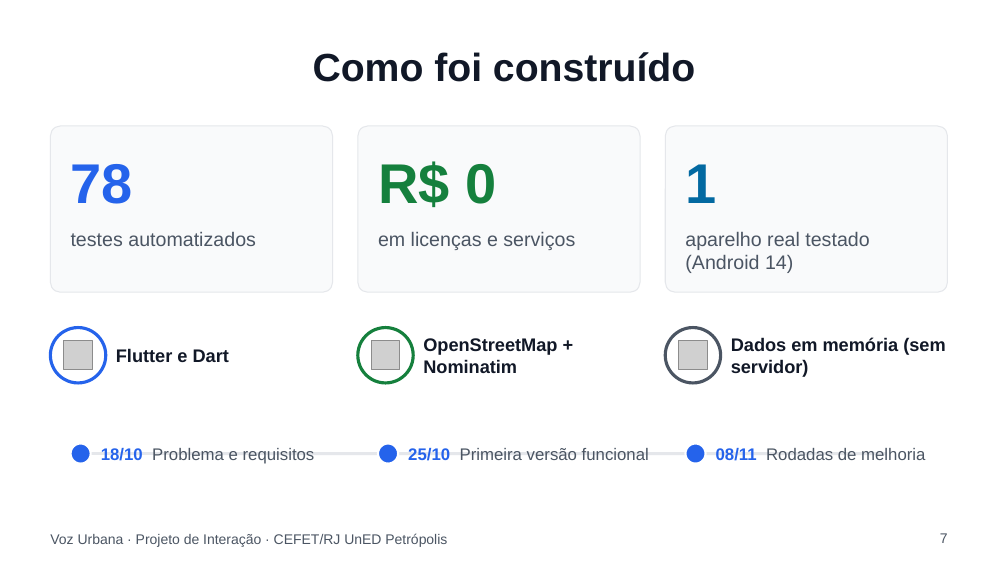
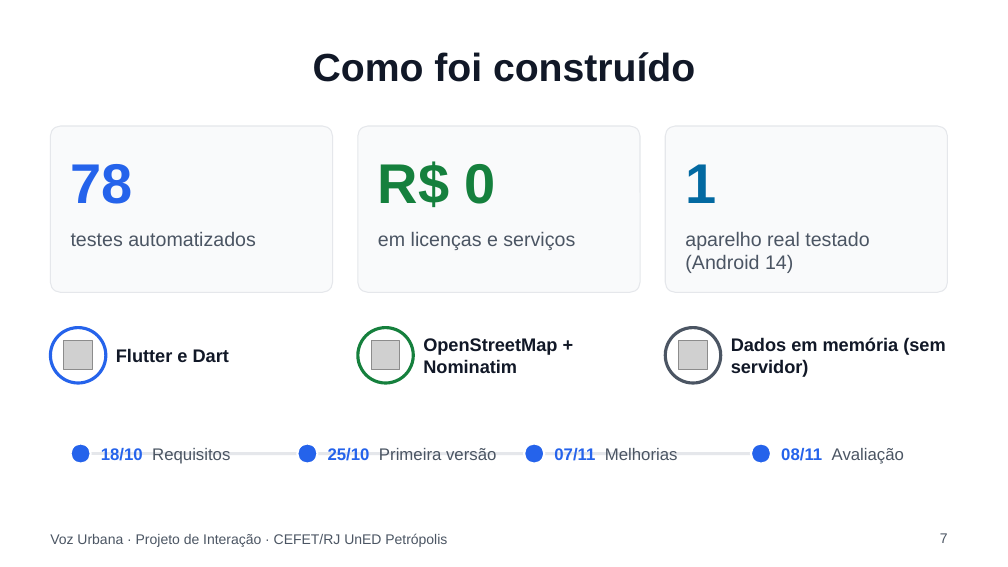
Before and after one commit to kauaamado/voz_urbana, a slide deck: slide 7 of docs/apresentacao/apresentacao_voz_urbana.pptx. Drawn at 1008x567 pixels with LibreOffice and Linux fonts; fonts in the diff are those of the drawing; grey boxes stand for pictures. Boxes give left, top, right and bottom in pixels: in the first picture for what was removed or moved away, otherwise in the second. Text is boxed around its words. In the diff, an @@ line names an element or a change of style, - is before the commit and + after.

```diff
--- a/docs/apresentacao/apresentacao_voz_urbana.pptx
+++ b/docs/apresentacao/apresentacao_voz_urbana.pptx
@@ text at (101, 448, 230, 464): text changed @@
-18/10 Problema e requisitos
+18/10 Requisitos
@@ ellipse: place and size @@
-ellipse at (378, 444, 398, 464)
+ellipse at (297, 444, 318, 464)
@@ text at (328, 448, 496, 461): text changed @@
-25/10 Primeira versão funcional
+25/10 Primeira versão
@@ ellipse added at (524, 444, 544, 464), fill #2563EB, outline #FFFFFF 1.5 pt @@
@@ text added at (554, 448, 678, 461), 12 pt, text #4B5563 @@
+07/11 Melhorias
@@ ellipse: place and size @@
-ellipse at (685, 444, 706, 464)
+ellipse at (751, 444, 771, 464)
@@ text at (781, 448, 904, 464): text changed @@
-08/11 Rodadas de melhoria
+08/11 Avaliação
@@ line moved from (81, 454) - (887, 454) to (81, 454) - (761, 454) @@
```
Also in this commit, not shown: 3 other slides changed, 1 other file.
